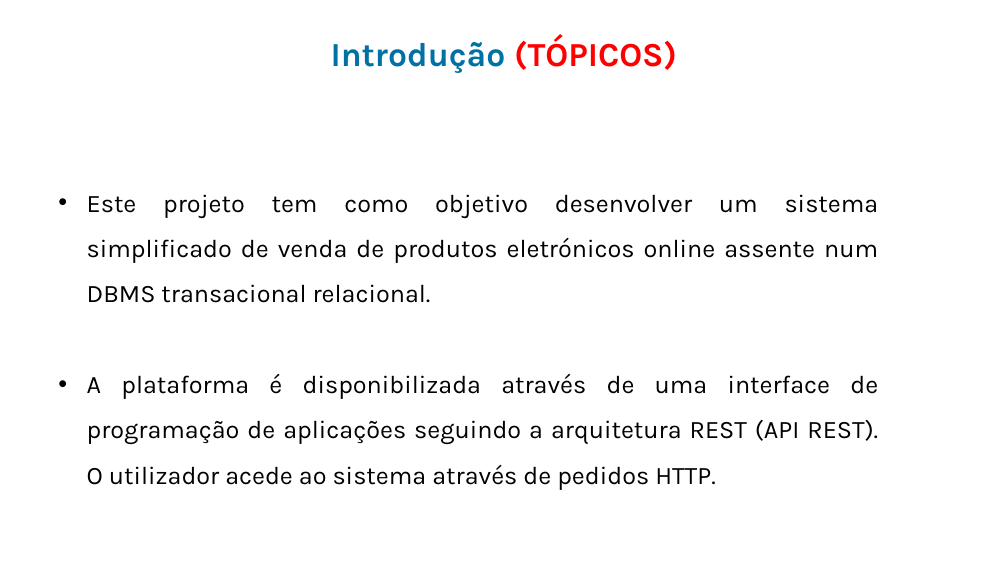
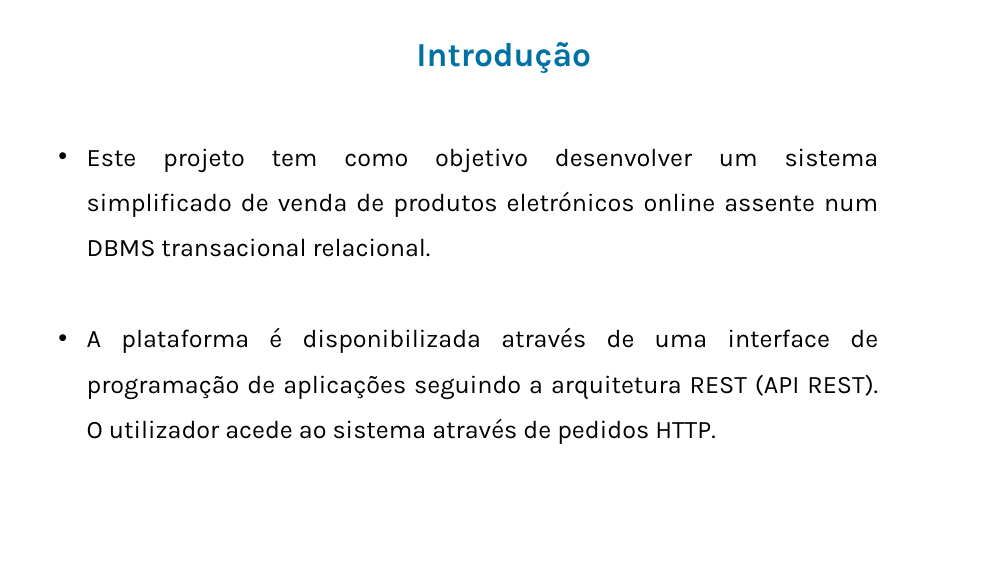
Before and after one commit to goncaloalmeida19/projeto-de-bd, a slide deck: slide 3 of Apresentação.pptx. Drawn at 1008x567 pixels with LibreOffice and Linux fonts; fonts in the diff are those of the drawing; background and template pictures are left out. Boxes give left, top, right and bottom in pixels: in the first picture for what was removed or moved away, otherwise in the second. Text is boxed around its words. In the diff, an @@ line names an element or a change of style, - is before the commit and + after.

```diff
--- a/Apresentação.pptx
+++ b/Apresentação.pptx
@@ text at [416, 42, 591, 73]: text changed @@
-Introdução (TÓPICOS)
+Introdução
@@ text "Este projeto tem como objetivo ...": place and size @@
-text "Este projeto tem como objetivo ..." at [87, 194, 879, 490]
+text "Este projeto tem como objetivo ..." at [87, 148, 879, 444]
```
Also in this commit, not shown: 4 other slides changed.
